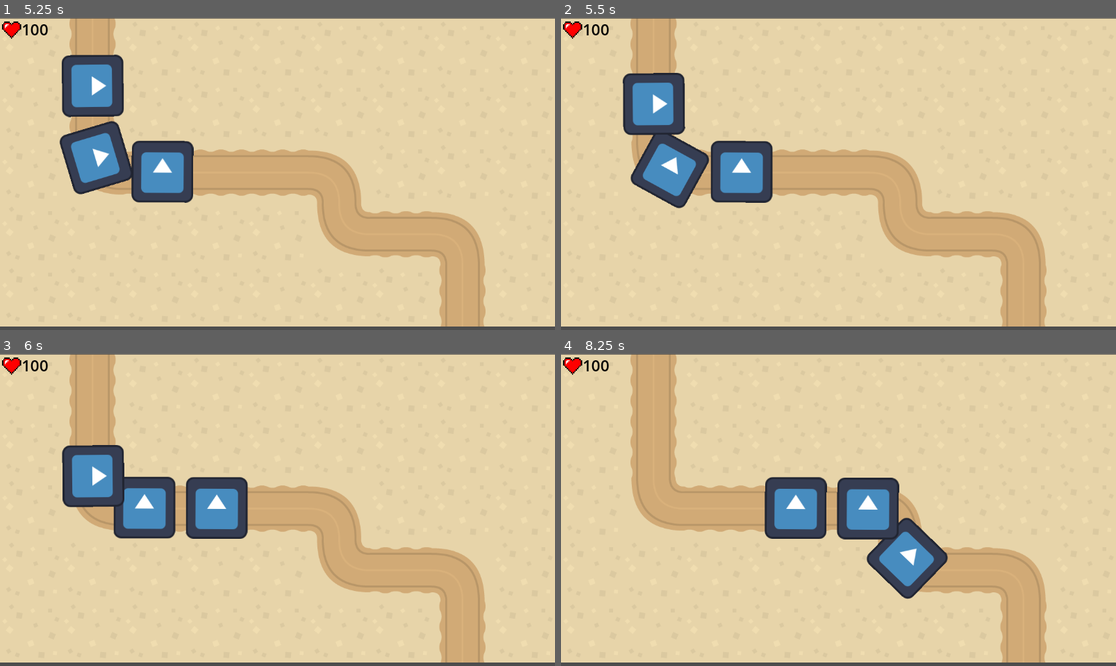
Above: before the commit, frames 1-4 (two rows, left to right).
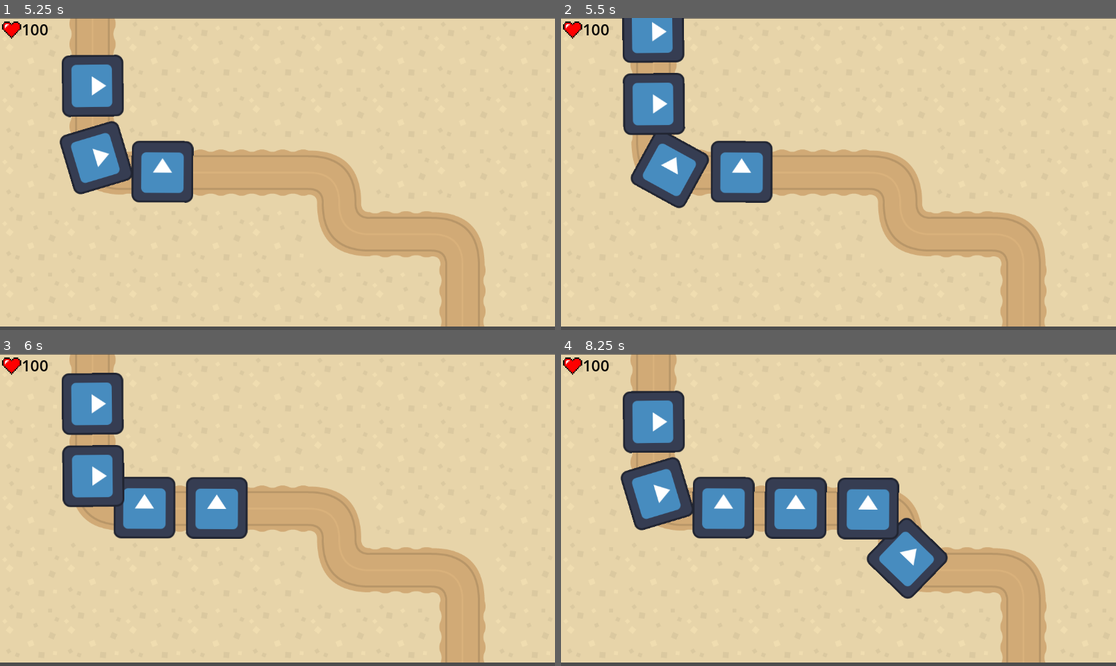
Above: after the commit, the same moments.

Repository: mikolaj050106/FyrstikkTower
Game: Godot game, scene res://main_menu.tscn
The game is run twice, just before and just after one commit, with the same random seed, the same clock (stepped at 60 frames per second) and the same inputs. The engine's default icon, where the game draws it, is replaced by a stand-in: a white triangle on a blue panel in a dark square.
Inputs:
- Up to frame 1 (5.25 s): click "Spill" at 0.5 s; click "1" at 1.25 s; tap Enter at 2 s
- Up to frame 2 (5.5 s): no input
- Up to frame 3 (6 s): no input
- Up to frame 4 (8.25 s): no input

Frame 1 is identical in both runs. In frame 2, 1.6% of the frame differs, in the area x 11-23%, y 0-15%; in frame 3, 2.2%; in frame 4, 6.6%, in the area x 10-35%, y 11-60%.

Commit message:
Enkel system for wave. Egen script med health osv (defines.gd)
Wave +=1 etter at hver eneste fiende dør. Tenker å spawne fiendene basert på wave.

Lagde en script (defines.gd) for remaining_enemy, health osv. Mye lettere å få tilgang til det enn å definere det for hver eneste level.

Diff:
--- a/Levels/Level1.tscn
+++ b/Levels/Level1.tscn
@@ -1,10 +1,10 @@
 [gd_scene load_steps=9 format=4 uid="uid://bchshkco2jf6e"]
 
-[ext_resource type="Script" uid="uid://skslkoqhiuly" path="res://scripts/main.gd" id="1_nutv8"]
 [ext_resource type="Texture2D" uid="uid://n1lpriwci7e0" path="res://Images/tanks-terrain.png" id="2_05pb0"]
 [ext_resource type="Script" uid="uid://c03th1i1gg727" path="res://Levels/path_2d.gd" id="3_05pb0"]
 [ext_resource type="PackedScene" uid="uid://bra7gjsmww1om" path="res://Enemies/enemy_test.tscn" id="4_dl8mf"]
 [ext_resource type="Texture2D" uid="uid://mffh87ls2b17" path="res://Images/pixel-heart-2779422_1280.webp" id="5_5g41i"]
+[ext_resource type="Script" uid="uid://dhle58egxkl0p" path="res://Levels/label.gd" id="5_05pb0"]
 
 [sub_resource type="TileSetAtlasSource" id="TileSetAtlasSource_cm0pq"]
 texture = ExtResource("2_05pb0")
@@ -36,7 +36,6 @@
 point_count = 19
 
 [node name="Main" type="Node2D"]
-script = ExtResource("1_nutv8")
 
 [node name="TileMapLayer" type="TileMapLayer" parent="."]
 texture_filter = 1
@@ -57,6 +56,7 @@
 offset_bottom = 46.0
 theme_override_colors/font_color = Color(0, 0, 0, 1)
 theme_override_font_sizes/font_size = 32
+script = ExtResource("5_05pb0")
 
 [node name="Pixel-heart-27794221280" type="Sprite2D" parent="."]
 position = Vector2(24, 25)
--- /dev/null
+++ b/Levels/label.gd
@@ -0,0 +1,4 @@
+extends Label
+
+func _ready():
+	text = str(defines.health)
--- a/Levels/path_2d.gd
+++ b/Levels/path_2d.gd
@@ -1,10 +1,13 @@
 extends Path2D
 
-var enemycounttest = 3
+var enemycounttest = 6
 
 @export var enemy_scene: PackedScene  #enemy_scene er definert inne i inspektøren
 
 func _ready():
+	defines.remaining_enemy += enemycounttest
+	print(enemycounttest)
+	print(defines.remaining_enemy)
 	spawn(enemycounttest)
 
 func spawn(enemycounttest):
--- /dev/null
+++ b/defines.gd
@@ -0,0 +1,6 @@
+extends Node
+
+var wave = 0
+var health = 100
+
+var remaining_enemy = 0 #midlertidig int
--- a/project.godot
+++ b/project.godot
@@ -14,3 +14,7 @@
 run/main_scene="uid://drqkv5t7fc3gn"
 config/features=PackedStringArray("4.4", "Forward Plus")
 config/icon="res://Images/icon.svg"
+
+[autoload]
+
+defines="*res://defines.gd"
--- a/scripts/main.gd
+++ /dev/null
@@ -1,6 +0,0 @@
-extends Node2D
-
-var health = 100
-
-func _process(delta):
-	get_node("/root/Main/Label").text = str(health)
--- a/scripts/path_follow_2d.gd
+++ b/scripts/path_follow_2d.gd
@@ -5,9 +5,11 @@
 	progress += speed * delta
 
 	if progress >= 1300:
-		var main = get_node("/root/Main")
-		main.health -= 5
-		get_node("/root/Main/Label").text = str(main.health)
-		if main.health <=0:
+		defines.health -= 5
+		defines.remaining_enemy -= 1
+		get_node("/root/Main/Label").text = str(defines.health)
+		if defines.health <=0:
 			get_node("/root/Main/Label").text = "Game over!"
 		queue_free()
+		if defines.remaining_enemy == 0:
+			defines.wave += 1
Not shown, added: Levels/label.gd.uid
Not shown, added: defines.gd.uid
Not shown, removed: scripts/main.gd.uid
